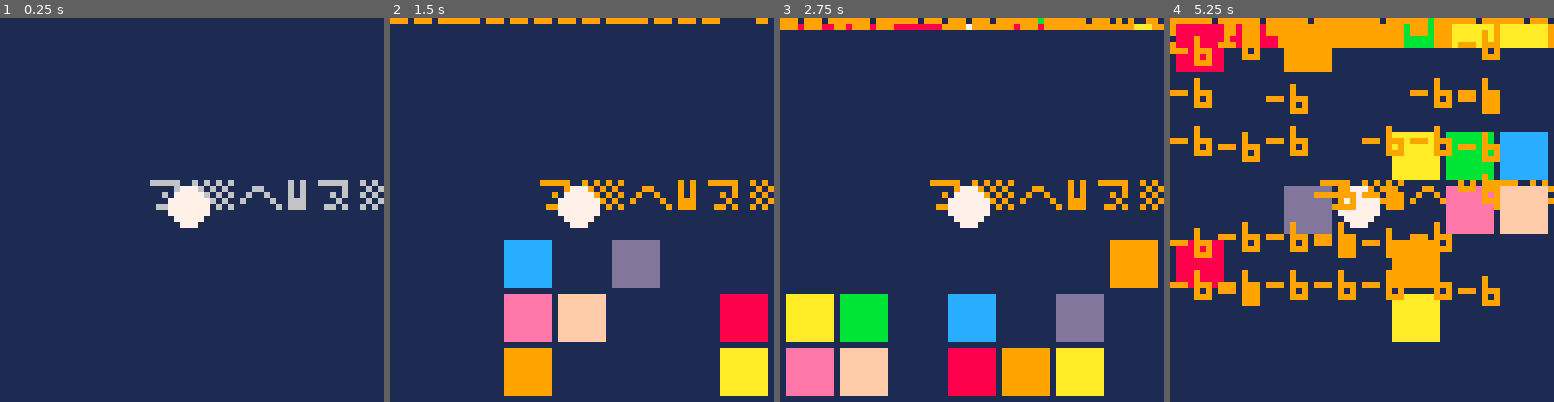
Above: before the commit, frames 1-4 (left to right).
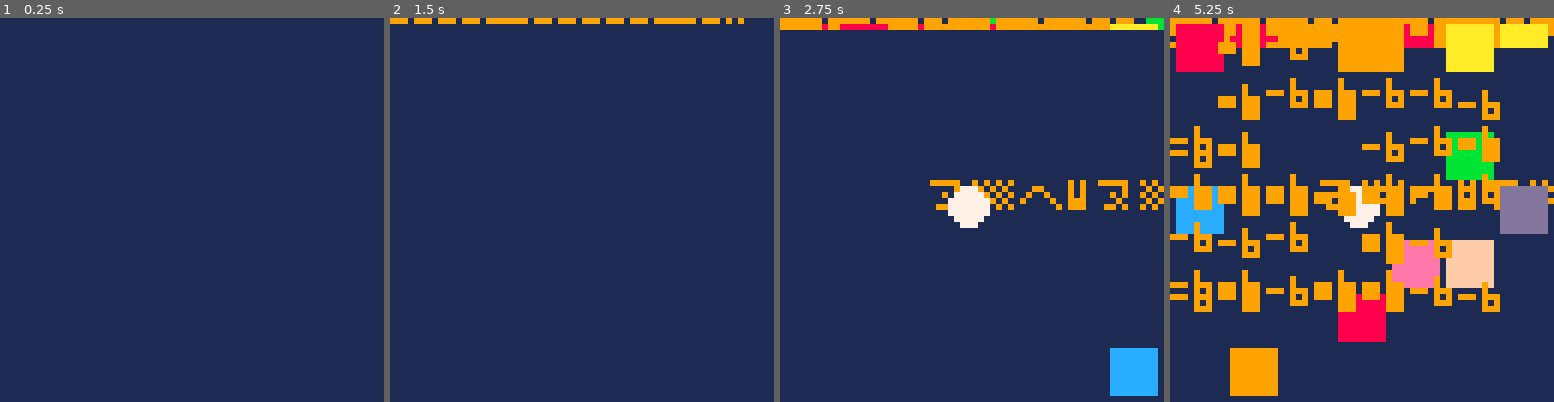
Above: after the commit, the same moments.

Repository: pancelor/bubble-cat
Game: PICO-8 cartridge min.p8
The game is run twice, just before and just after one commit, with the same random seed, the same clock (stepped at 60 frames per second) and the same inputs.
Inputs:
- Up to frame 1 (0.25 s): no input
- Up to frame 2 (1.5 s): tap X (X key) at 0.33, 1.07 s; tap O (Z key) at 0.7 s
- Up to frame 3 (2.75 s): hold Right 1.6-2.1 s; tap O (Z key) at 1.7, 2.1, 2.5 s; tap X (X key) at 1.85 s; hold Up 2.15-2.42 s; hold Right from 2.47 s (still down)
- Up to frame 4 (5.25 s): tap O (Z key) every 0.4 s from 2.9 to 4.9 s; tap X (X key) at 2.97, 4.08, 5.2 s; release Right at 3.03 s; hold Left 3.08-3.58 s; hold Down 3.63-3.97 s; hold Right 4.02-4.68 s; hold Up 4.73-5.03 s; hold Left from 5.08 s (still down)

The runs differ from the first frame. In frame 1, 2.5% of the frame differs, in the area x 39-100%, y 42-55%; in frame 2, 14%; in frame 3, 18%; in frame 4, 29%, in the area x 0-100%, y 0-99%.

Commit message:
store coords at 0x0000; 1069

Diff:
--- a/min.lua
+++ b/min.lua
@@ -4,15 +4,15 @@
 float={}
 
 ::g::
-bl={}
+bln=0
 px=3
 py=3
 for i=0,48 do
  x,y=i%7,i\7
  if rnd()<.25 and i~=24 then
   -- todo: peek/poke instead? use map instead? (just need to know count...)
-  add(bl,x)
-  add(bl,y)
+  poke(bln,x,y)
+  bln+=2
  end
 end
 ::_::
@@ -35,15 +35,14 @@
 end
 circfill(px*9+4,py*9+4,3,7)
 
-for i=#bl-1,1,-2 do
- x=bl[i]y=bl[i+1]
+for i=bln-2,0,-2 do
+ y=@(i+1)x=@i
  if(rnd()<.01)fillp(rnd()<<16)
  rectfillwh(1+x*9,1+y*9,8,8,i/2|8)
  fillp()
  if x==px and y==py then
   px,py,fc=ox,oy
-  deli(bl,i)
-  deli(bl,i)
+  bln-=2poke2(i,%bln)
   add(float,{x=x*8,y=y*8,z=y*8-7,n="+1"})
   ?"⁷i6v1d1"
  end
@@ -55,7 +54,7 @@
  if(f.y-f.z<1)del(float,f)scrz+=f.n
 end
 
-if #bl==0 then
+if bln==0 then
  add(float,{x=24,y=24,z=17,n="+10"})
  ?"⁷ceg4⁶4"
  b=-1
